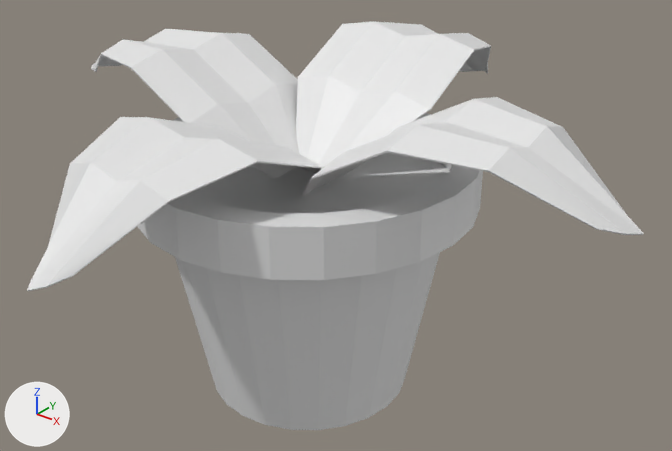
Two versions of the FBX model Models/PickableObjects/Pflanze_002.fbx, one commit apart.
Before and after are seen from a 50 mm camera at (-1.28, 14.32, 1.78) aimed at (-2.9, 16.35, 0.52). The axes (+X, +Y, +Z) are drawn at lower left. The lights are the same throughout. Where no turn or scale is listed for an object, it has been applied to the vertices.

In view in the first picture: 'Pflanze2'.
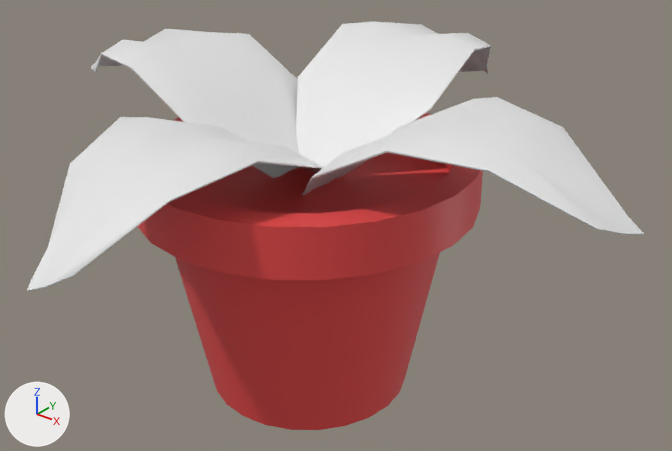
The newer file is also turned or shifted as a whole; pictures and numbers use the older file's frame.

The edits, one by one:
Material 'PflanzeTopf' (mat_pflanzetopf) is new.
Its base color is (0.8, 0.0669, 0.0669) (red #e74949).
Material 'Pflanze' (mat_pflanze) is new.
Its base color is (0.8, 0.8, 0.8) (white #e7e7e7).
me_cylinder_009 has 488 vertices, 436 faces and spans x -1.04..1.04, y -0.93..1.05, z 0.0..1.04.
me_cylinder_009 is used by ob_pflanze2; location (-2.954, 16.256, 0.009).
me_cylinder_009 part 1: 96 of the faces centred in x -0.5..0.52, y -0.5..0.52, z 0.63..0.77 switch from no material to mat_pflanzetopf (red #e74949).
me_cylinder_009 part 2: 24 of the faces centred in x -0.36..0.38, y -0.36..0.38, z 0.31 switch from no material to mat_pflanzetopf (red #e74949).
me_cylinder_009 part 3: 1 of the faces centred in x 0.01, y 0.01, z 0.68 switch from no material to mat_pflanzetopf (red #e74949).
me_cylinder_009 now uses material mat_pflanze (white #e7e7e7).

What differs and where, as boxes [x1, y1, x2, y2] in the pictures (672 x 451 px):
part 1 of me_cylinder_009, recoloured (white to red): [137, 113, 483, 280] in both
part 2 of me_cylinder_009, recoloured (white to red): [175, 252, 440, 430] in both
part 3 of me_cylinder_009, recoloured (white to red): [189, 152, 450, 213] in both
